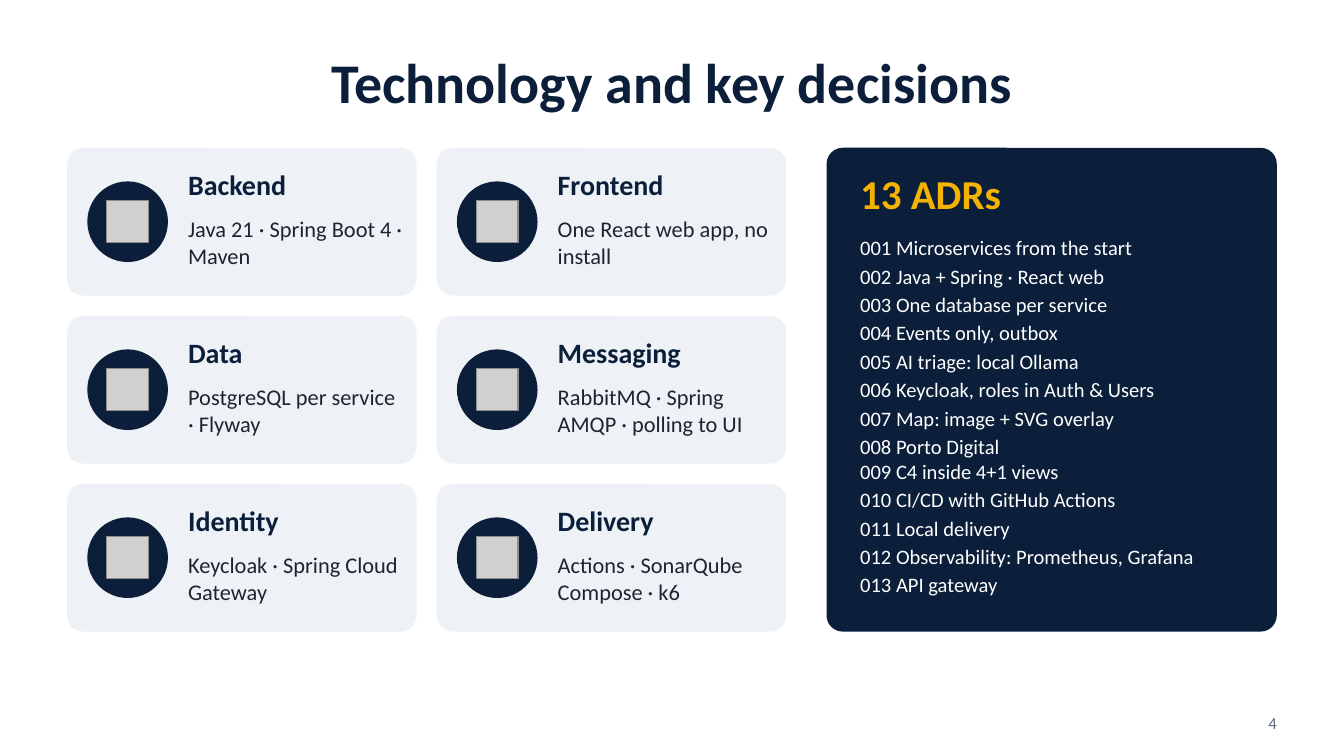
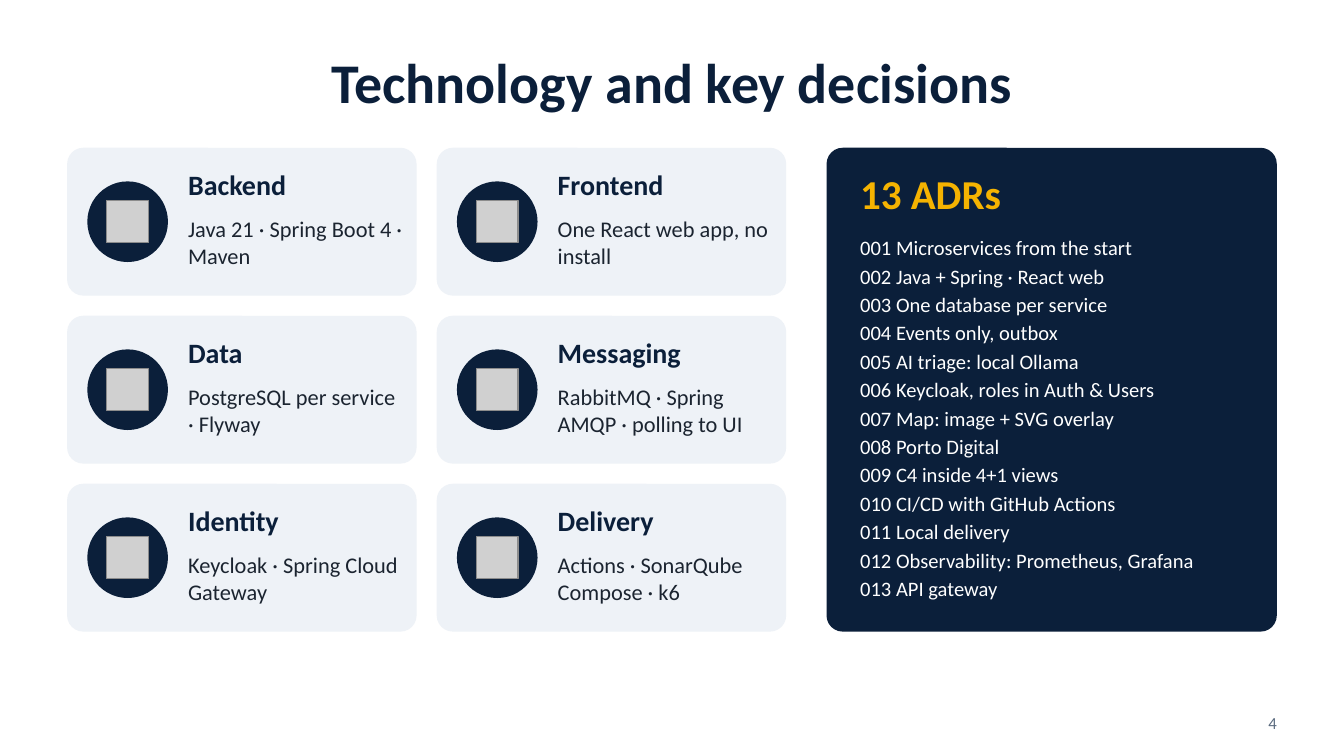
Before and after one commit to tomasoliveira21/LABDSOF, a slide deck: slide 4 of Docs/Presentation/Farol_Sprint_A_PL_Presentation.pptx. Drawn at 1344x756 pixels with LibreOffice and Linux fonts; fonts in the diff are those of the drawing; grey boxes stand for pictures. Boxes give left, top, right and bottom in pixels: in the first picture for what was removed or moved away, otherwise in the second. Text is boxed around its words. In the diff, an @@ line names an element or a change of style, - is before the commit and + after.

```diff
--- a/Docs/Presentation/Farol_Sprint_A_PL_Presentation.pptx
+++ b/Docs/Presentation/Farol_Sprint_A_PL_Presentation.pptx
@@ text at [860,439,1059,482]: text changed @@
-008 Porto Digital
-009 C4 inside 4+1 views
+008 Porto Digital
+009 C4 inside 4+1 views
```
